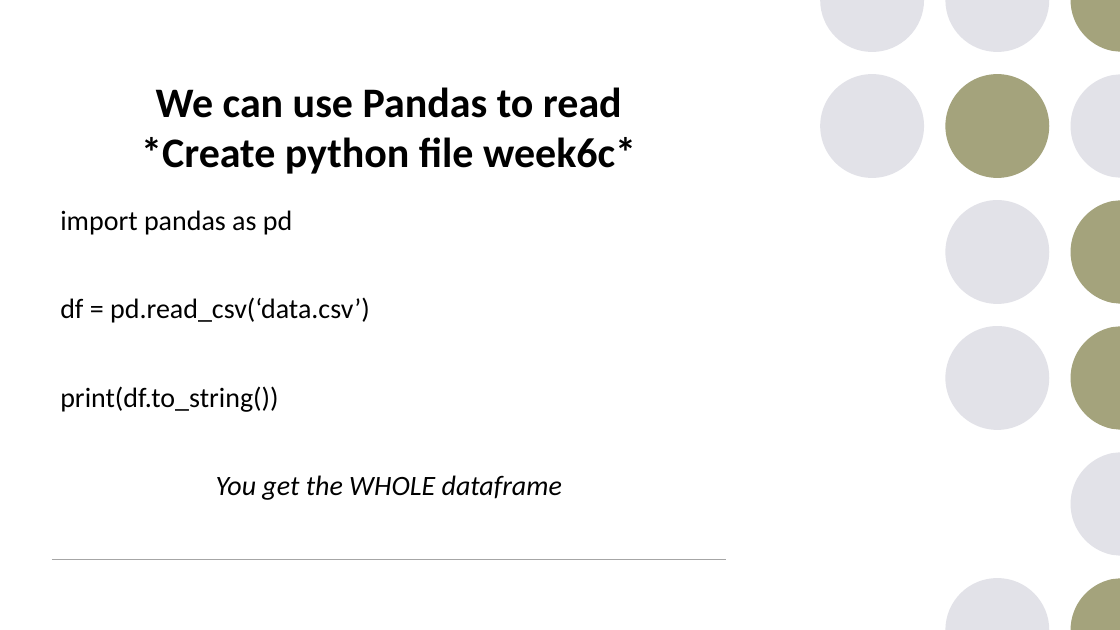
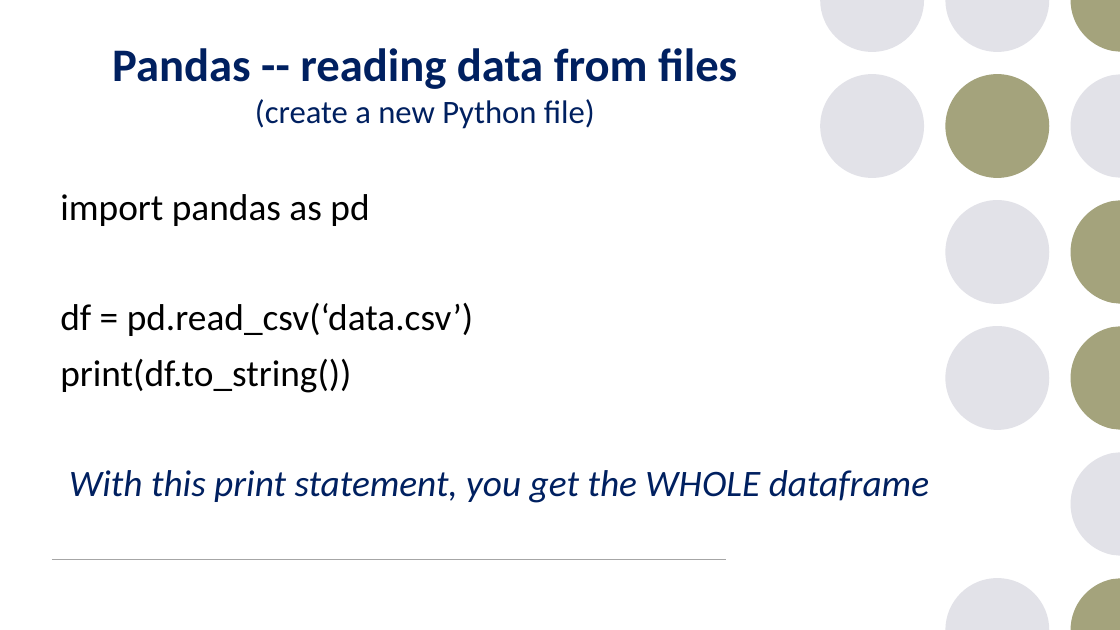
Before and after one commit to JohanBester/PythonResources, a slide deck: slide 28 of DAP_PowerPoints/week6-pandas.pptx (slide 29 before the commit). Drawn at 1120x630 pixels with LibreOffice and Linux fonts; fonts in the diff are those of the drawing. Boxes give left, top, right and bottom in pixels: in the first picture for what was removed or moved away, otherwise in the second. Text is boxed around its words. In the diff, an @@ line names an element or a change of style, - is before the commit and + after.

```diff
--- a/DAP_PowerPoints/week6-pandas.pptx
+++ b/DAP_PowerPoints/week6-pandas.pptx
@@ title at [112, 48, 737, 129]: text changed; size 36 to 40 pt; text colour #000000 to #002060 @@
-We can use Pandas to read
-*Create python file week6c*
+Pandas -- reading data from files
+(create a new Python file)
@@ text "import pandas as pd": place and size @@
-text "import pandas as pd" at [60, 210, 562, 500]
+text "import pandas as pd" at [60, 194, 929, 503]
@@ text at [60, 194, 473, 393]: size 24 to 32 pt in "import pandas as pd", "df = pd.read_csv(‘data.csv’)", "print(df.to_string())" @@
@@ text at [69, 470, 929, 503]: text changed; size 24 to 32 pt; text colour #000000 to #002060 @@
-You get the WHOLE dataframe
+With this print statement, you get the WHOLE dataframe
```
Also in this commit, not shown: 63 other slides changed, 2 slides removed, 17 other files.
